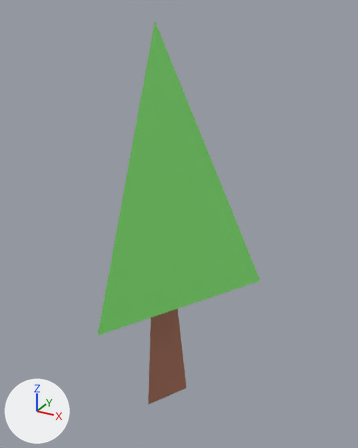
Renders of the FBX model Assets/World/Trees/PineObj.fbx from each side of a commit.
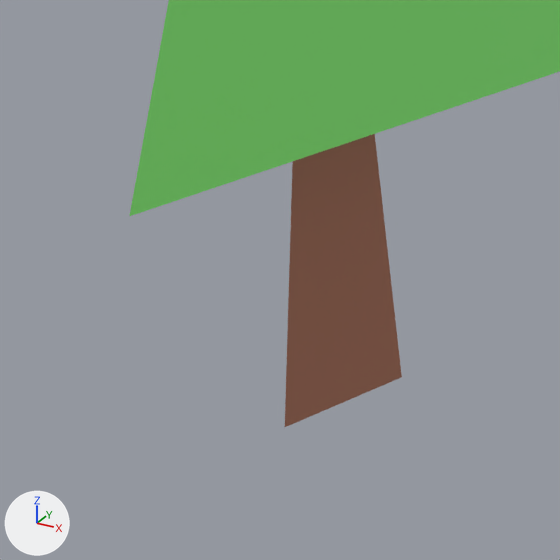
There are two pictures of each version: one whole from a camera (50 mm lens) standing at (4.73, -7.75, 7.65) and looking at (0.45, 0.03, 3.76), one close up on the part from 15% to 67% of the width and 59% to 100% of the height. The lights are fixed; the arrows at lower left show +X, +Y and +Z. Where no turn or scale is listed for an object, it has been applied to the vertices.

Names of what the first close-up shows: 'Pine'.
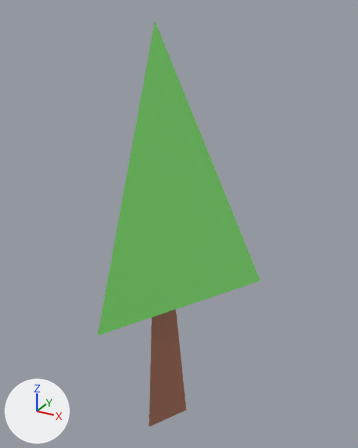
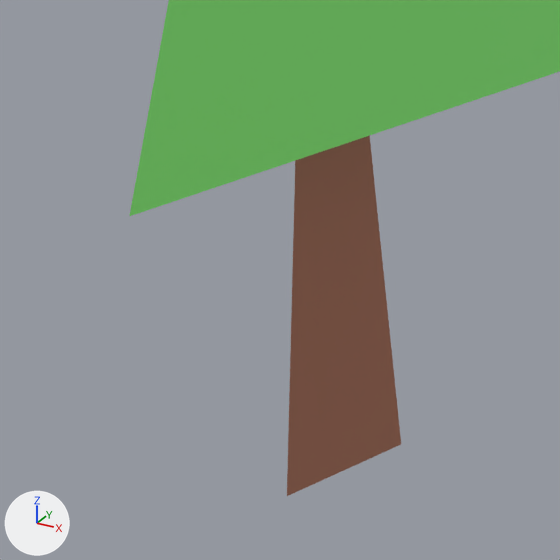
The newer file is also rescaled (x1.5) as a whole; pictures and numbers use the older file's frame.

Location of each change, [x1, y1, x2, y2] in pixels of the close-ups (560 x 560 px; the box of a moved part takes in the faces that stretch with it):
'Pine', reshaped
    before: [130, 0, 560, 427]
    after: [130, 0, 560, 496]
part 1 of me_cube, moved or reshaped
    before: [285, 134, 402, 427]
    after: [287, 136, 401, 496]

The edits, one by one:
me_cube has 8 vertices, 8 faces and spans x -1.84..1.84, y -2.12..1.06, z -0.5..7.43.
me_cube is used by ob_pine; location (0.0, 0.0, 0.0).
Before the commit, vertices of me_cube: 0 (0.0, -0.58, -0.5) at pixel (284, 427), 1 (-0.5, 0.29, -0.5), 2 (0.5, 0.29, -0.5) at pixel (401, 377).
Part 1, on me_cube:
Vertices 0, 1, 2 of me_cube move by (0.0, 0.0, -0.67).
